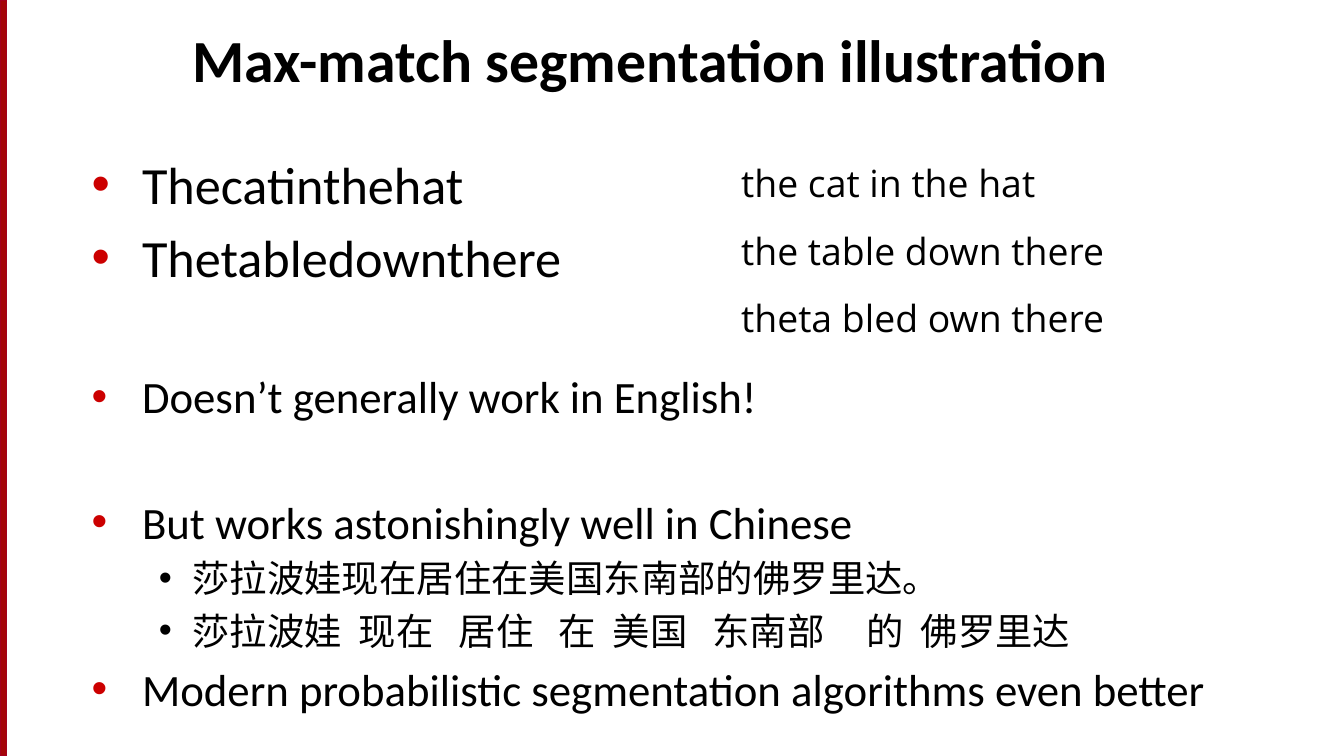
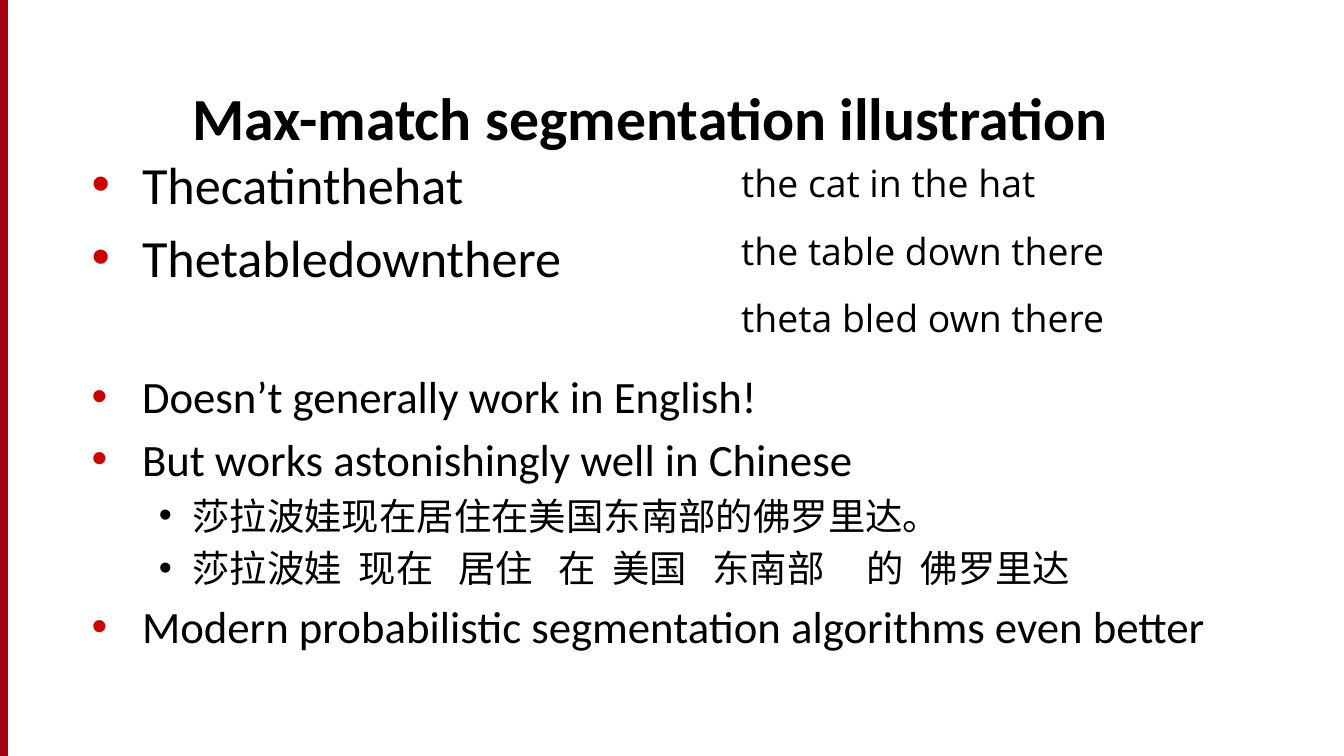
Before and after one commit to motazsaad/NLP-ICTS6361, a slide deck: slide 27 of lecture-slides/2_TextProc.pptx. Drawn at 1344x756 pixels with LibreOffice and Linux fonts; fonts in the diff are those of the drawing. Boxes give left, top, right and bottom in pixels: in the first picture for what was removed or moved away, otherwise in the second. Text is boxed around its words. In the diff, an @@ line names an element or a change of style, - is before the commit and + after.

```diff
--- a/lecture-slides/2_TextProc.pptx
+++ b/lecture-slides/2_TextProc.pptx
@@ text "Max-match segmentation illustration" moved from (x1=192, y1=40, x2=1108, y2=92) to (x1=192, y1=98, x2=1108, y2=150) @@
@@ text "Thecatinthehat" rewrapped from (x1=142, y1=167, x2=1204, y2=714) to (x1=142, y1=167, x2=1204, y2=651) @@
```
Also in this commit, not shown: 8 other slides changed, 2 other files.
